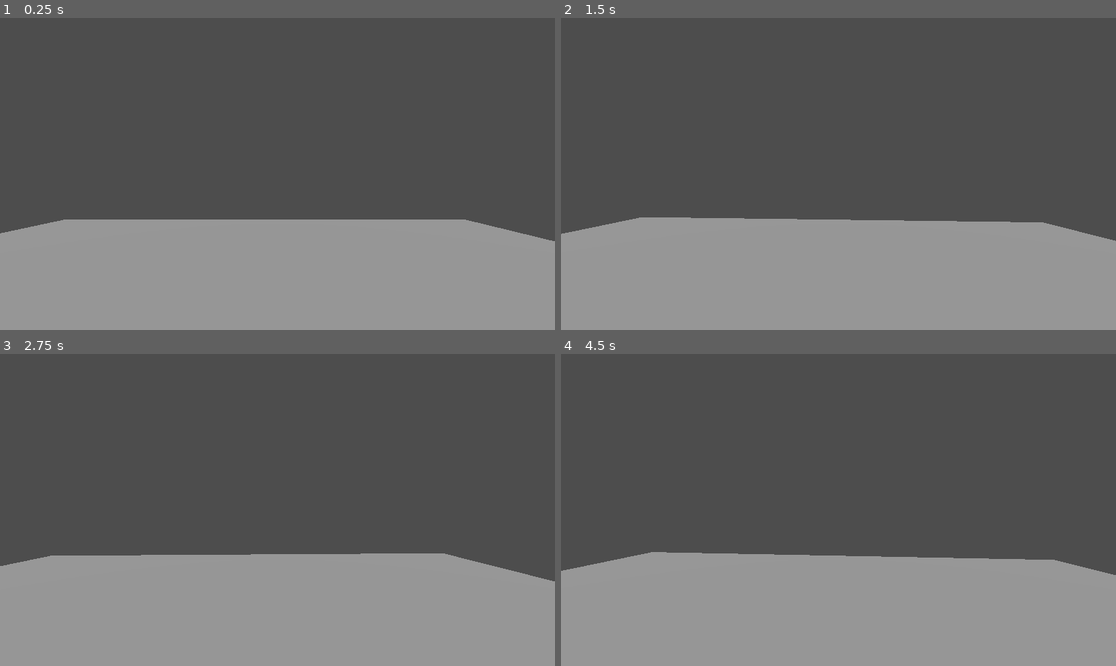
Above: before the commit, frames 1-4 (two rows, left to right).
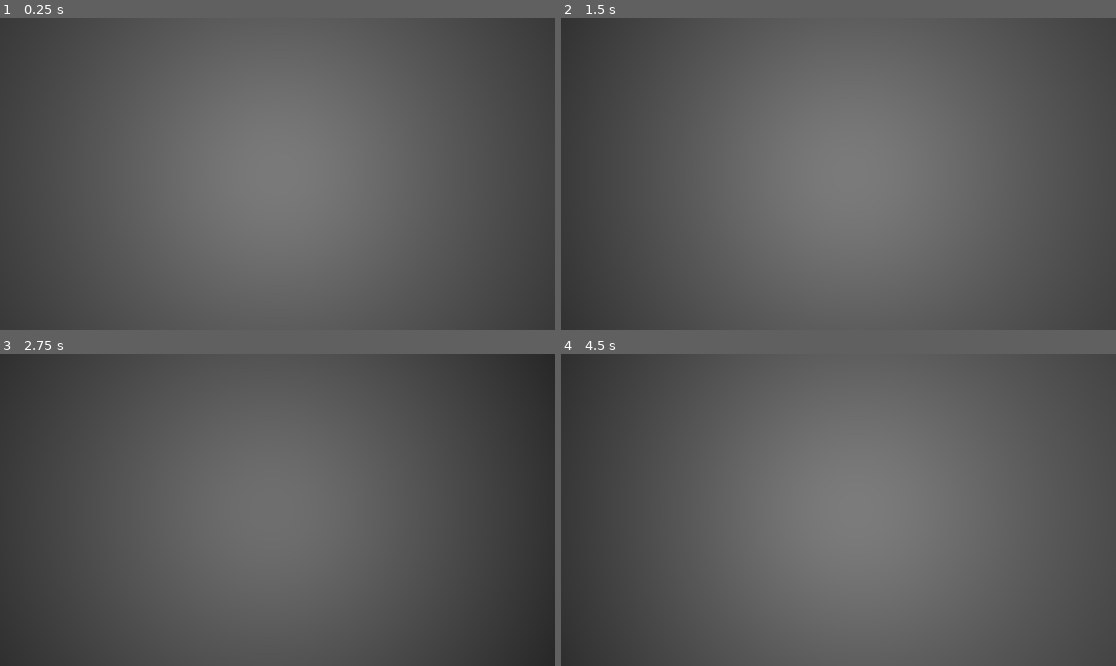
Above: after the commit, the same moments.

Repository: Nightshade2023/SkaggzysBasics
Game: Godot game, scene res://Scenes/World.tscn
Two runs of this game, one before a commit and one after it. Both use one fixed random seed, a clock stepped at 60 frames per second and the inputs below. The project has no main scene, so this scene is started directly.
Inputs (mouse positions are in pixels of both pictures, inside the frame that each line leads up to):
- Up to frame 1 (0.25 s): no input
- Up to frame 2 (1.5 s): tap Enter at 0.5 s; move the mouse to (866, 174) at 0.52 s; tap A (A) at 0.6 s; tap D (D) at 0.8, 1.35 s; tap Space at 1.25 s; move the mouse to (810, 174) at 1.27 s
- Up to frame 3 (2.75 s): tap S (S) at 1.55, 2.1 s; tap Enter at 2 s; move the mouse to (288, 503) at 2.02 s; tap W (W) at 2.3 s
- Up to frame 4 (4.5 s): tap Space at 2.75, 4.25 s; move the mouse to (832, 516) at 2.77 s; tap W (W) at 2.85 s; tap A (A) at 3.05, 3.6 s; tap Enter at 3.5 s; move the mouse to (877, 513) at 3.52 s; tap D (D) at 3.8, 4.35 s; move the mouse to (794, 506) at 4.27 s

The runs differ from the first frame. In frame 1, 54% of the frame differs, in the area x 0-100%, y 11-100%; in frame 2, 55%; in frame 3, 47%; in frame 4, 56%, in the area x 0-100%, y 0-100%.

Commit message:
foundation of world

Diff:
--- a/Scenes/Player.tscn
+++ b/Scenes/Player.tscn
@@ -18,9 +18,8 @@
 [node name="MeshInstance3D" type="MeshInstance3D" parent="."]
 mesh = SubResource("CapsuleMesh_xh4xi")
 
-[node name="DirectionalLight3D" type="DirectionalLight3D" parent="."]
-light_energy = 11.667
-
 [node name="Stamina Recharge" type="Timer" parent="."]
 
+[node name="OmniLight3D" type="OmniLight3D" parent="."]
+
 [connection signal="timeout" from="Stamina Recharge" to="." method="_on_stamina_recharge_timeout"]
--- /dev/null
+++ b/Scenes/WallEmpty.tscn
@@ -0,0 +1,13 @@
+[gd_scene load_steps=2 format=3 uid="uid://mlu3ejfj3p3l"]
+
+[sub_resource type="BoxShape3D" id="BoxShape3D_sxncl"]
+size = Vector3(20, 5, 1)
+
+[node name="StaticBody3D" type="StaticBody3D"]
+transform = Transform3D(1, 0, 0, 0, 1, 0, 0, 0, 1, 0, 2.5, 0)
+
+[node name="CSGBox3D" type="CSGBox3D" parent="."]
+size = Vector3(20, 5, 1)
+
+[node name="CollisionShape3D" type="CollisionShape3D" parent="."]
+shape = SubResource("BoxShape3D_sxncl")
--- a/Scenes/World.tscn
+++ b/Scenes/World.tscn
@@ -1,17 +1,15 @@
-[gd_scene load_steps=5 format=3 uid="uid://bqbjsyv5p3f3o"]
+[gd_scene load_steps=4 format=3 uid="uid://bqbjsyv5p3f3o"]
 
 [ext_resource type="PackedScene" uid="uid://dr71lss0wqp0o" path="res://Scenes/Player.tscn" id="1_j11se"]
-[ext_resource type="PackedScene" uid="uid://dpfcjsvit3c85" path="res://Assets/StylooClassroomAssetPack GLTF & FBX/StylooClassroomAssetPack GLTF & FBX/catferia/GLTF/CAFETERIAcaketray.glb" id="2_xdlo5"]
+[ext_resource type="PackedScene" uid="uid://mlu3ejfj3p3l" path="res://Scenes/WallEmpty.tscn" id="2_vi58w"]
 
 [sub_resource type="PlaneMesh" id="PlaneMesh_ro3md"]
-size = Vector2(20, 20)
-
-[sub_resource type="WorldBoundaryShape3D" id="WorldBoundaryShape3D_65ivi"]
+size = Vector2(200, 200)
 
 [node name="Node3D" type="Node3D"]
 
 [node name="Player" parent="." instance=ExtResource("1_j11se")]
-transform = Transform3D(1, 0, 0, 0, 1, 0, 0, 0, 1, 0.632824, 2.27607, 0.126814)
+transform = Transform3D(1, 0, 0, 0, 1, 0, 0, 0, 1, 96.3218, 2.63793, 4.09484)
 
 [node name="OmniLight3D" type="OmniLight3D" parent="."]
 transform = Transform3D(1, 0, 0, 0, 1, 0, 0, 0, 1, 0, 4.89612, 0)
@@ -19,13 +17,33 @@
 [node name="MeshInstance3D" type="MeshInstance3D" parent="."]
 mesh = SubResource("PlaneMesh_ro3md")
 
-[node name="StaticBody3D" type="StaticBody3D" parent="MeshInstance3D"]
-
-[node name="CollisionShape3D" type="CollisionShape3D" parent="MeshInstance3D/StaticBody3D"]
-shape = SubResource("WorldBoundaryShape3D_65ivi")
+[node name="MeshInstance3D2" type="MeshInstance3D" parent="."]
+transform = Transform3D(1, 0, 0, 0, -1, 8.74228e-08, 0, -8.74228e-08, -1, 0, 5, 0)
+mesh = SubResource("PlaneMesh_ro3md")
 
 [node name="DirectionalLight3D" type="DirectionalLight3D" parent="."]
 transform = Transform3D(1, 0, 0, 0, -0.0172431, 0.999851, 0, -0.999851, -0.0172431, 0, 12.526, 0)
 
-[node name="CAFETERIAcaketray" parent="." instance=ExtResource("2_xdlo5")]
-transform = Transform3D(1, 0, 0, 0, 1, 0, 0, 0, 1, 4.25898, 0, 6.0303)
+[node name="StaticBody3D" parent="." instance=ExtResource("2_vi58w")]
+transform = Transform3D(1, 0, 0, 0, 1, 0, 0, 0, 1, 90, 2.5, 8)
+
+[node name="StaticBody3D2" parent="." instance=ExtResource("2_vi58w")]
+transform = Transform3D(1, 0, 0, 0, 1, 0, 0, 0, 1, 90, 2.5, 2)
+
+[node name="StaticBody3D3" parent="." instance=ExtResource("2_vi58w")]
+transform = Transform3D(-4.37114e-08, 0, 1, 0, 1, 0, -1, 0, -4.37114e-08, 80.4074, 2.52453, 17.5865)
+
+[node name="StaticBody3D5" parent="." instance=ExtResource("2_vi58w")]
+transform = Transform3D(-4.37114e-08, 0, 1, 0, 1, 0, -1, 0, -4.37114e-08, 72.544, 2.52453, 17.5933)
+
+[node name="StaticBody3D7" parent="." instance=ExtResource("2_vi58w")]
+transform = Transform3D(-4.37114e-08, 0, 1, 0, 1, 0, -1, 0, -4.37114e-08, 53.4313, 2.52453, -1.76731)
+
+[node name="StaticBody3D8" parent="." instance=ExtResource("2_vi58w")]
+transform = Transform3D(-4.37114e-08, 0, 1, 0, 1, 0, -1, 0, -4.37114e-08, 60.8918, 2.52453, -7.45116)
+
+[node name="StaticBody3D4" parent="." instance=ExtResource("2_vi58w")]
+transform = Transform3D(1, 0, 0, 0, 1, 0, 0, 0, 1, 70.2887, 2.5311, 2.03864)
+
+[node name="StaticBody3D6" parent="." instance=ExtResource("2_vi58w")]
+transform = Transform3D(1, 0, 0, 0, 1, 0, 0, 0, 1, 63.0906, 2.53111, 7.79075)
